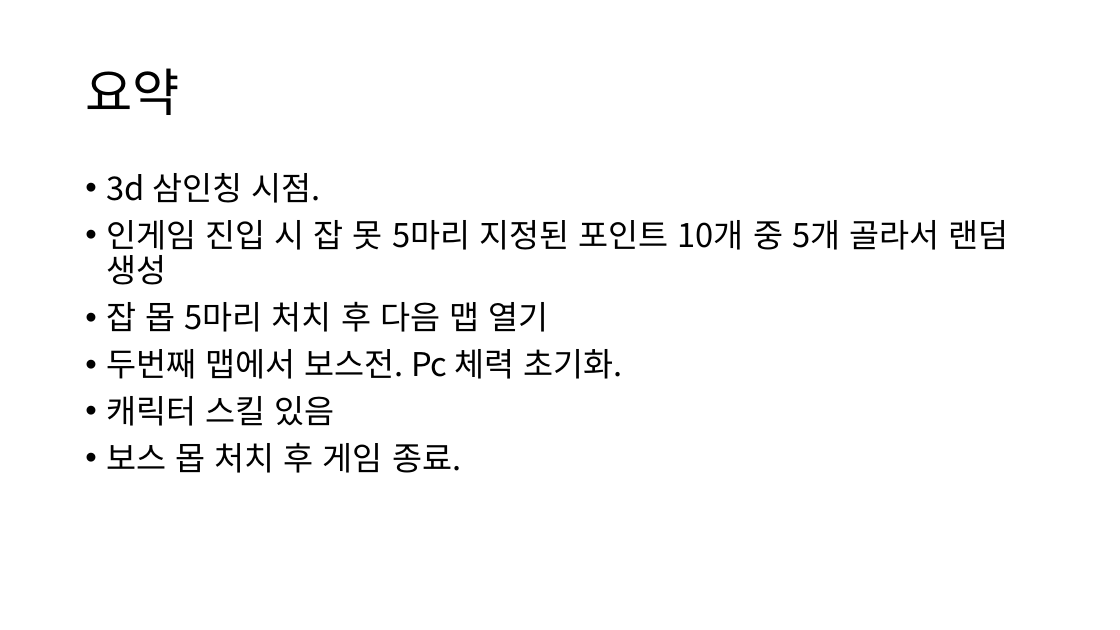
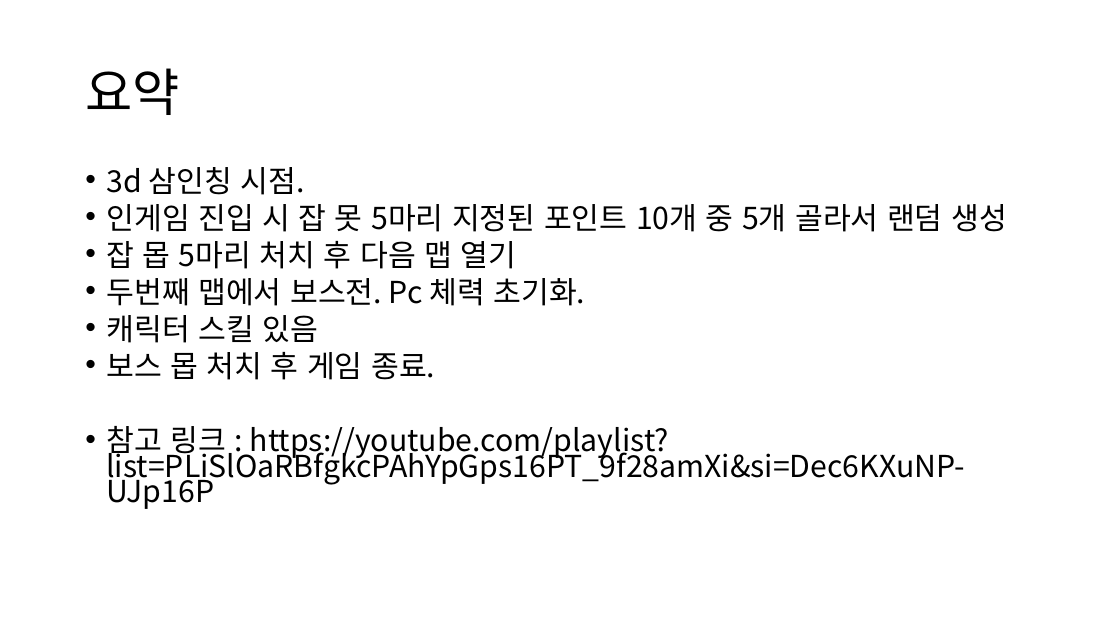
Before and after one commit to verywise0307/rpg, a slide deck: slide 3 of 기획 개요.pptx. Drawn at 1120x630 pixels with LibreOffice and Linux fonts; fonts in the diff are those of the drawing. Boxes give left, top, right and bottom in pixels: in the first picture for what was removed or moved away, otherwise in the second. Text is boxed around its words. In the diff, an @@ line names an element or a change of style, - is before the commit and + after.

```diff
--- a/기획 개요.pptx
+++ b/기획 개요.pptx
@@ text at [106, 167, 1007, 380]: size 28 to 25.9 pt in "3d 삼인칭 시점.", "인게임 진입 시 잡 못 5마리 지정된 ...", "잡 몹 5마리 처치 후 다음 맵 ...", "두번째 맵에서 보스전. Pc 체력 초기화." and 2 more places; line spacing 0.9 to 0.7 @@
@@ text at [106, 426, 965, 509]: paragraph added @@
+• 참고 링크 : https://youtube.com/playlist?list=PLiSlOaRBfgkcPAhYpGps16PT_9f28amXi&si=Dec6KXuNP-UJp16P
```
Also in this commit, not shown: 1 other slide changed, 8 other files.
